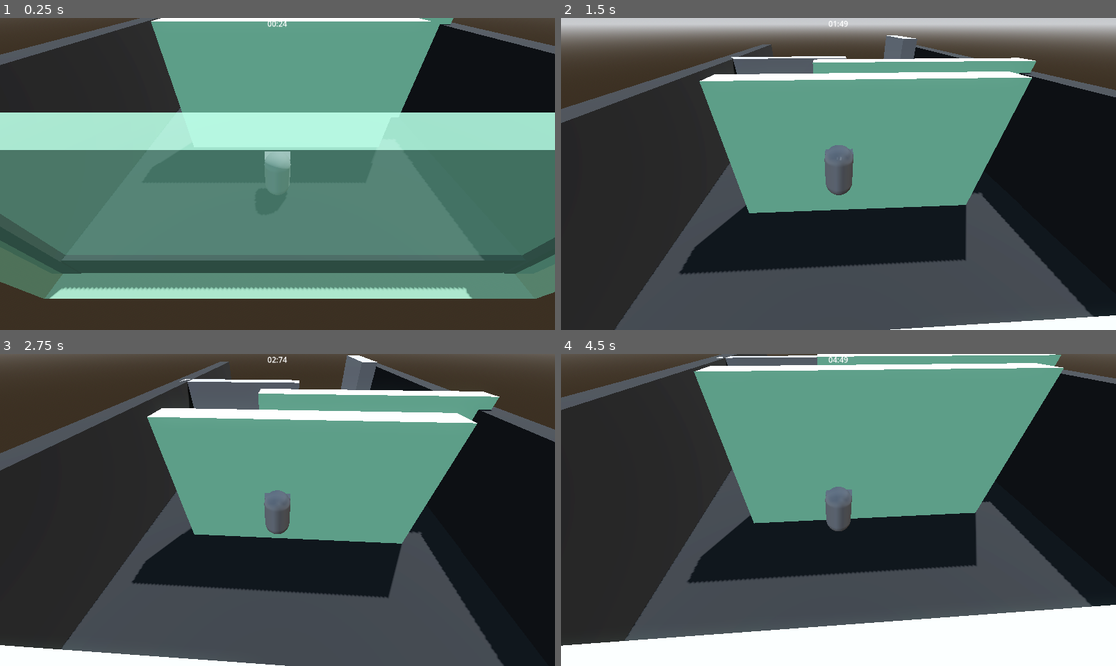
Above: before the commit, frames 1-4 (two rows, left to right).
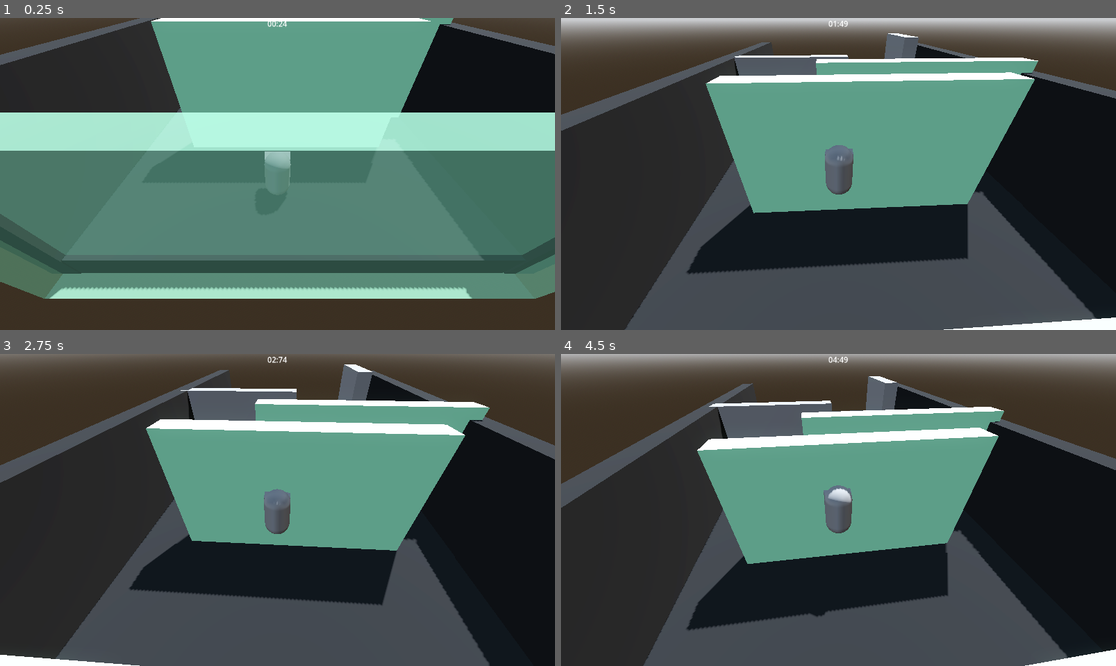
Above: after the commit, the same moments.

Repository: Luis-Blash/speed_attack
Game: Godot game, scene res://levels/level01/main.tscn
Two runs of this game, one before a commit and one after it. Both use one fixed random seed, a clock stepped at 60 frames per second and the inputs below.
Inputs (mouse positions are in pixels of both pictures, inside the frame that each line leads up to):
- Up to frame 1 (0.25 s): no input
- Up to frame 2 (1.5 s): move the mouse to (866, 174) at 0.52 s; hold Up (move_up) from 0.53 s (still down); tap Shift (dash) at 0.6 s; tap Space (jump) at 0.77, 0.8, 1.07, 1.35 s; move the mouse to (810, 174) at 1.27 s
- Up to frame 3 (2.75 s): keep holding Up (move_up); tap Space (jump) at 1.52, 1.82, 2.3 s; tap Shift (dash) at 1.55 s; move the mouse to (288, 503) at 2.02 s; tap G (attack_1) at 2.1 s
- Up to frame 4 (4.5 s): keep holding Up (move_up); move the mouse to (832, 516) at 2.77 s; tap Shift (dash) at 2.85, 4.35 s; tap Space (jump) at 3.02, 3.32, 3.77, 3.8, 4.07 s; move the mouse to (877, 513) at 3.52 s; tap C (throw) at 3.6 s; move the mouse to (794, 506) at 4.27 s

The runs differ from the first frame. In frame 1, 0.3% of the frame differs, in the area x 0-100%, y 0-90%; in frame 2, 7.7%; in frame 3, 16%; in frame 4, 55%, in the area x 0-100%, y 0-100%.

Commit message:
feat(player): update codigo

Diff:
--- a/entities/player/player.gd
+++ b/entities/player/player.gd
@@ -1,17 +1,20 @@
 extends CharacterBody3D
 
 # --- configuración ---
-@export var speed: float = 8.0
-@export var gravity: float = 60.0
-@export var attack_duration: float = 0.15
+@export var speed: float = 11.0
+@export var gravity: float = 55.0
 @export var jump_force: float = 15.0
+
+# --- estado de pared ---
+@export var wall_stick_duration: float = 0.5
 @export var wall_jump_force: float = 12.0
-@export var wall_slide_gravity: float = 0.5
-
-# --- estado de pared ---
+@export var wall_slide_gravity: float = 2.0
+@export var wall_cooldown_duration: float = 0.8
 var wall_normal: Vector3 = Vector3.ZERO
 var is_on_wall: bool = false
 var can_wall_slide: bool = true
+var wall_stick_timer: float = 0.0
+var wall_cooldown_timer: float = 0.0
 
 # --- dash ---
 @export var dash_force: float = 30.0
@@ -22,10 +25,12 @@
 var dash_direction: Vector3 = Vector3.ZERO
 
 # --- state machine ---
-enum State { IDLE, MOVE, ATTACK, WALL_SLIDE, DASH, DEAD }
+enum State { IDLE, MOVE, WALL_SLIDE, DASH, DEAD }
 var current_state: State = State.IDLE
 
 # --- ataque ---
+@export var attack_duration: float = 0.15
+var is_attacking: bool = false
 var attack_timer: float = 0.0
 
 # --- referencias ---
@@ -47,14 +52,15 @@
 	_gravity_to_state(delta)
 	_update_timers(delta)
 	_handle_global_input()
+	_handle_attack(delta)
+
+	print("state: ", State.keys()[current_state], " | is_on_wall: ", is_on_wall, " | can_wall_slide: ", can_wall_slide, " | wall_cooldown: ", wall_cooldown_timer)
 
 	match current_state:
 		State.IDLE:
 			_state_idle()
 		State.MOVE:
 			_state_move()
-		State.ATTACK:
-			_state_attack(delta)
 		State.WALL_SLIDE:
 			_state_wall_slide()
 		State.DASH:
@@ -65,14 +71,12 @@
 	move_and_slide()
 
 func _handle_global_input() -> void:
-	if current_state == State.ATTACK or current_state == State.DEAD:
-		return
-
-	# salto normal desde el piso
+	if current_state == State.DEAD:
+		return
+
 	if Input.is_action_just_pressed("jump") and is_on_floor():
 		velocity.y = jump_force
 
-	# salto desde pared — solo con just_pressed, nunca con is_pressed
 	if Input.is_action_just_pressed("jump") and current_state == State.WALL_SLIDE:
 		_wall_jump()
 
@@ -82,8 +86,23 @@
 	if Input.is_action_just_pressed("throw"):
 		_throw_shuriken()
 
-	#if Input.is_action_just_pressed("dash") and dash_cooldown_timer <= 0.0:
-		#_start_dash()
+	if Input.is_action_just_pressed("dash") and dash_cooldown_timer <= 0.0:
+		_start_dash()
+
+# --- capa de ataque paralela ---
+
+func _start_attack() -> void:
+	is_attacking = true
+	attack_timer = attack_duration
+	attack_area.monitoring = true
+
+func _handle_attack(delta: float) -> void:
+	if not is_attacking:
+		return
+	attack_timer -= delta
+	if attack_timer <= 0.0:
+		is_attacking = false
+		attack_area.monitoring = false
 
 # --- estados ---
 func _state_idle() -> void:
@@ -116,7 +135,6 @@
 	if velocity.y > 0:
 		velocity.y = 0
 
-	# rotar según input o hacia afuera de la pared
 	var input_dir := get_input_direction()
 	input_dir.y = 0
 
@@ -135,16 +153,10 @@
 		current_state = State.IDLE
 
 	if not is_on_wall:
-		current_state = State.IDLE
-
-func _state_attack(delta: float) -> void:
-	attack_timer -= delta
-	if attack_timer <= 0.0:
-		attack_area.monitoring = false
+		wall_cooldown_timer = wall_cooldown_duration
 		current_state = State.IDLE
 
 func _start_dash() -> void:
-	# si hay input dashea hacia ese lado, si no hacia donde mira
 	var dir := get_input_direction()
 	if dir.length() < 0.1:
 		dir = -global_transform.basis.z
@@ -157,7 +169,7 @@
 	dash_timer -= delta
 	velocity.x = dash_direction.x * dash_force
 	velocity.z = dash_direction.z * dash_force
-	velocity.y = 0.0  # dash horizontal puro, sin gravedad
+	velocity.y = 0.0
 
 	if dash_timer <= 0.0:
 		current_state = State.IDLE
@@ -165,12 +177,16 @@
 func _update_timers(delta: float) -> void:
 	if dash_cooldown_timer > 0.0:
 		dash_cooldown_timer -= delta
+	if wall_cooldown_timer > 0.0:
+		wall_cooldown_timer -= delta
+		if wall_cooldown_timer <= 0.0:
+			wall_cooldown_timer = 0.0
+			can_wall_slide = true  # ← aquí se recupera
 
 func _state_dead() -> void:
 	velocity.x = 0
 	velocity.z = 0
 
-# --- helpers ---
 func get_input_direction() -> Vector3:
 	var input := Vector2.ZERO
 	input.x = Input.get_axis("move_left", "move_right")
@@ -190,12 +206,17 @@
 	)
 
 func _check_walls() -> void:
+	var previously_on_wall := is_on_wall
 	is_on_wall = false
 	wall_normal = Vector3.ZERO
 
-	# resetear can_wall_slide al tocar el suelo
 	if is_on_floor():
 		can_wall_slide = true
+		wall_cooldown_timer = 0.0  # pisas el suelo → resetea todo
+		return
+
+	# si el cooldown está activo, no puede pegarse a ninguna pared
+	if wall_cooldown_timer > 0.0:
 		return
 
 	if not can_wall_slide:
@@ -207,6 +228,9 @@
 			wall_normal += shape_cast.get_collision_normal(i)
 			is_on_wall = true
 
+	if is_on_wall and not previously_on_wall:
+		wall_stick_timer = wall_stick_duration
+
 func _wall_jump() -> void:
 	var input_dir := get_input_direction()
 	input_dir.y = 0
@@ -215,6 +239,7 @@
 
 	can_wall_slide = false
 	is_on_wall = false
+	wall_cooldown_timer = wall_cooldown_duration  # wall jump también activa el cooldown
 	current_state = State.MOVE
 
 	if jump_dir.length() > 0.1:
@@ -227,9 +252,13 @@
 		velocity.z = wall_normal.z * 8.0
 		velocity.y = wall_jump_force * 1.2
 
-func _gravity_to_state(delta:float) ->void:
+func _gravity_to_state(delta: float) -> void:
 	if current_state == State.WALL_SLIDE:
-		velocity.y -= wall_slide_gravity * delta
+		if wall_stick_timer > 0.0:
+			wall_stick_timer -= delta
+			velocity.y = 0.0
+		else:
+			velocity.y -= wall_slide_gravity * delta
 	elif not is_on_floor():
 		velocity.y -= gravity * delta
 
@@ -240,11 +269,6 @@
 	get_tree().root.add_child(shuriken)
 	shuriken.global_position = global_position + (-global_transform.basis.z * 1.5) + Vector3(0, 0.5, 0)
 	shuriken.direction = -global_transform.basis.z
-
-func _start_attack() -> void:
-	current_state = State.ATTACK
-	attack_timer = attack_duration
-	attack_area.monitoring = true
 
 func die() -> void:
 	current_state = State.DEAD
@@ -253,7 +277,6 @@
 	await get_tree().create_timer(0.5).timeout
 	current_state = State.IDLE
 
-# --- señales ---
 func _on_attack_hit(body: Node3D) -> void:
 	if body.is_in_group("enemy"):
 		body.die()
